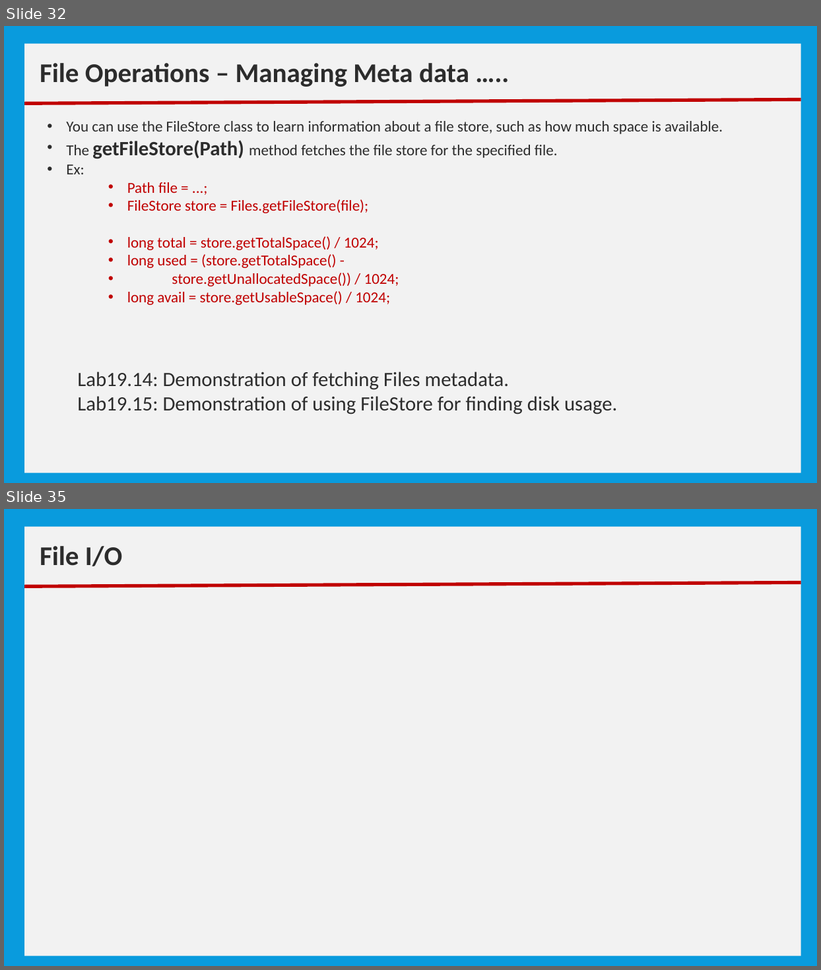
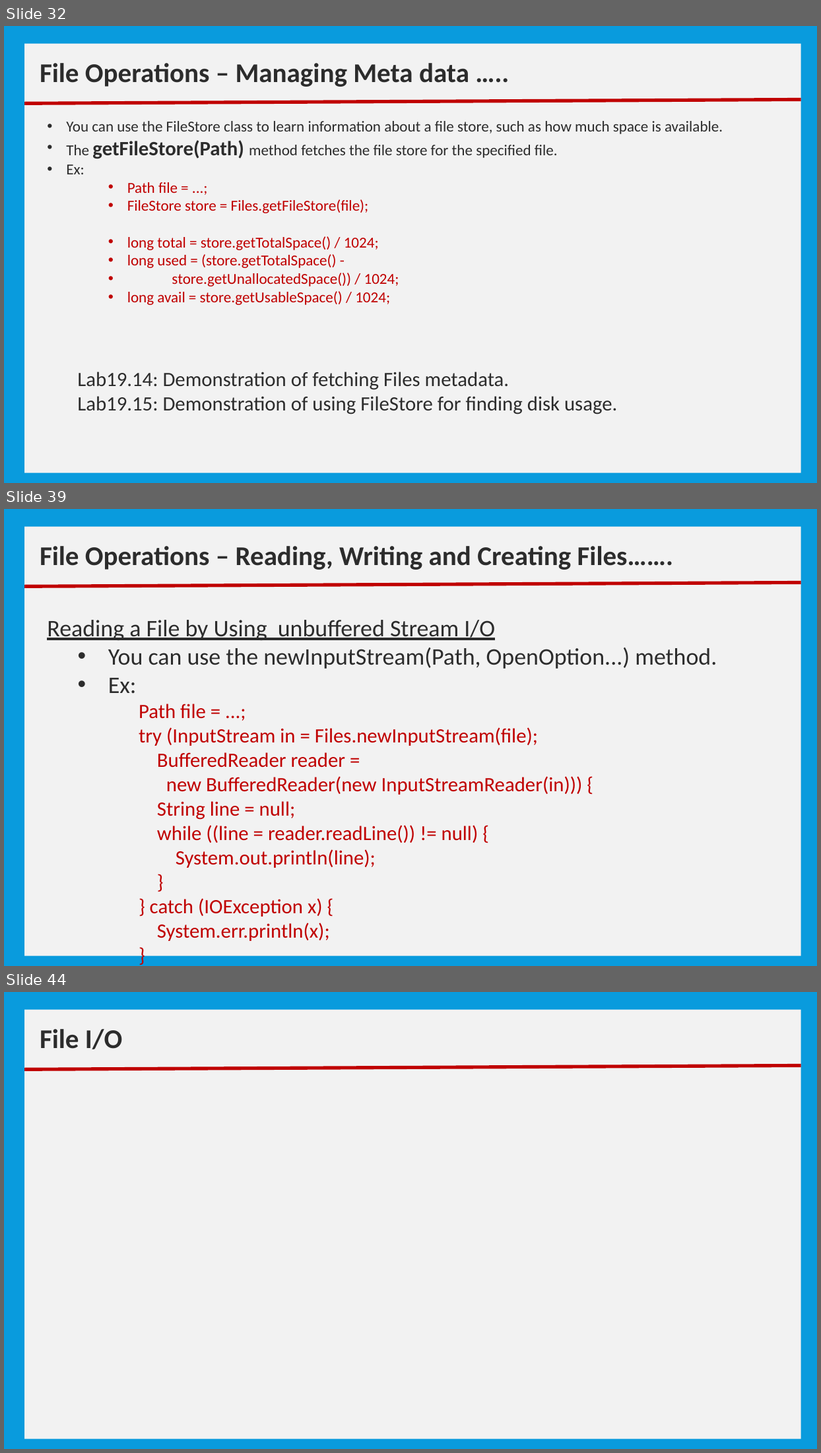
Before and after one commit to nmsgit1234/TechnicalDocs, a slide deck: training/core_java/10_Basic IO.pptx. Shown one above the other, each under a label of ours: slides 32 and 35 before the commit, slides 32, 39 and 44 after it; the slides between them are not shown. The pictures are 821x970 and 821x1453 pixels, drawn with LibreOffice and Linux fonts; fonts in the diff are those of the drawing. Boxes give left, top, right and bottom in pixels: in the first picture for what was removed or moved away, otherwise in the second. Text is boxed around its words. In the diff, an @@ line names an element or a change of style, - is before the commit and + after.

```diff
--- a/training/core_java/10_Basic IO.pptx
+++ b/training/core_java/10_Basic IO.pptx
@@ slide 39 added at [4,509,817,966], background #099BDD @@
@@ rectangle added at [24,527,801,956], fill #F2F2F2 @@
@@ text added at [40,546,673,570], 32 pt, text #2C2C2C, bold @@
+File Operations – Reading, Writing and Creating Files…….
@@ line added from (24, 586) to (801, 583), #C00000 4 pt @@
@@ text added at [47,620,717,941], 24 pt, text #C00000 @@
+Reading a File by Using unbuffered Stream I/O
+  • You can use the newInputStream(Path, OpenOption...) method.
+  • Ex:
+      Path file = ...;
+      try (InputStream in = Files.newInputStream(file);
+      BufferedReader reader =
+      new BufferedReader(new InputStreamReader(in))) {
+      String line = null;
+      while ((line = reader.readLine()) != null) {
+      System.out.println(line);
+      }
+      } catch (IOException x) {
+      System.err.println(x);
+      }
@@ what was slide 35 is now slide 44 @@
```
Also in this commit, not shown: 1 slide changed, 9 other slides added, 1 slide removed, 1 other file.
